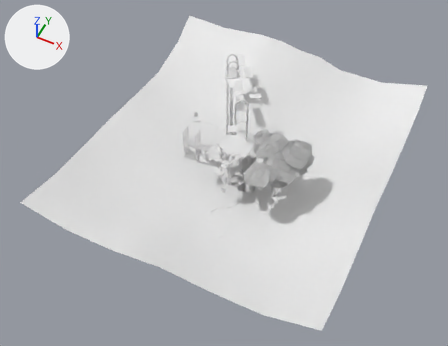
Renders of the Blender file 3D Platformer/Assets/Models/nivel1SandBox.blend from each side of a commit.
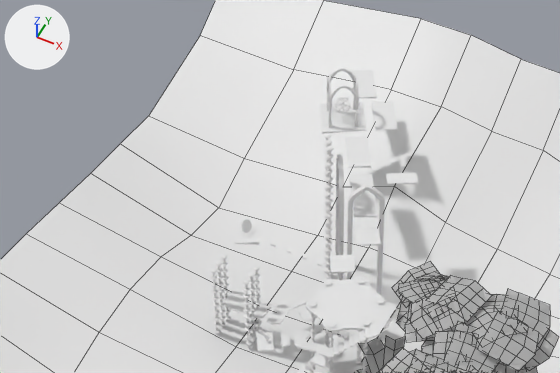
Old and new are each drawn whole from a camera (50 mm lens) standing at (58.7, -124.5, 155.6) and looking at (-1.6, -3.9, 4.7) and again close up on the part from 23% to 71% of the width and 8% to 49% of the height. Every picture has the same lights, and +X, +Y and +Z are marked at upper left. The close-ups show mesh edges as thin lines.
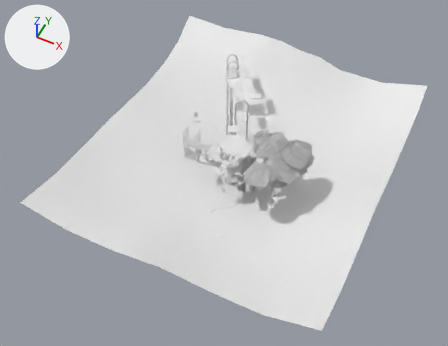
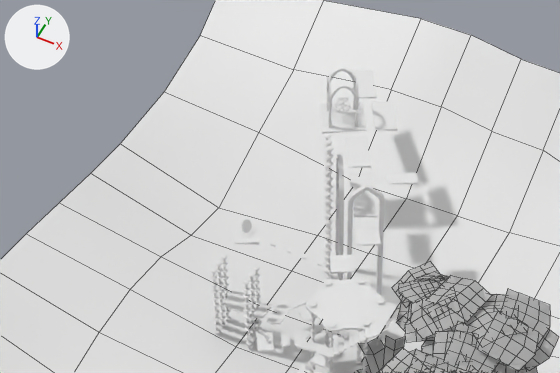
Patch to the scene script:
```diff
--- a/3D Platformer/Assets/Models/nivel1SandBox.blend.py
+++ b/3D Platformer/Assets/Models/nivel1SandBox.blend.py
@@ me_plane @@
 me_plane.from_pydata(...)  # 108 vertices, 88 faces; spans x -1.0..1.0, y -1.0..1.21, z -0.05..0.31
 # used by ob_plane; location = (0.0, 0.0, 0.0); scale = (47.4, 47.4, 47.4)
-me_plane.vertices[14].co = (-1.0, 0.67, 0.09)  # pixel (148, 115)
-me_plane.vertices[23].co = (1.0, 0.67, 0.14)
-me_plane.vertices[28].co = (-0.67, 0.67, 0.04)  # pixel (244, 158)
-me_plane.vertices[33].co = (-0.33, 0.67, 0.06)
-me_plane.vertices[38].co = (0.0, 0.67, 0.05)  # pixel (445, 222)
-me_plane.vertices[43].co = (0.33, 0.67, -0.01)  # pixel (549, 274)
-me_plane.vertices[48].co = (0.67, 0.67, -0.05)
-me_plane.vertices[55].co = (0.17, 0.67, 0.02)  # pixel (497, 249)
-me_plane.vertices[62].co = (-0.17, 0.67, 0.13)  # pixel (394, 186)
-me_plane.vertices[98].co = (-0.17, 0.5, 0.02)  # pixel (368, 247)
+# me_plane part 1
+me_plane.vertices[14].co = (-1.0, 0.76, 0.11)  # pixel (164, 91)
+me_plane.vertices[23].co = (1.0, 0.76, 0.15)
+me_plane.vertices[28].co = (-0.67, 0.76, 0.07)  # pixel (258, 132)
+me_plane.vertices[33].co = (-0.33, 0.76, 0.0)
+me_plane.vertices[38].co = (0.0, 0.76, 0.0)  # pixel (457, 215)
+me_plane.vertices[43].co = (0.33, 0.76, 0.01)
+me_plane.vertices[48].co = (0.67, 0.76, -0.02)
+me_plane.vertices[55].co = (0.17, 0.76, 0.0)  # pixel (509, 232)
+me_plane.vertices[62].co = (-0.17, 0.76, 0.0)  # pixel (406, 198)
+me_plane.vertices[98].co = (-0.17, 0.5, 0.0)  # pixel (368, 253)
```

Where the change shows, as pixel boxes [x1, y1, x2, y2] in the close-ups (560 x 373 px; the box of a moved part takes in the faces that stretch with it):
part 1 of me_plane, moved or reshaped
    both: [121, 35, 560, 318]
